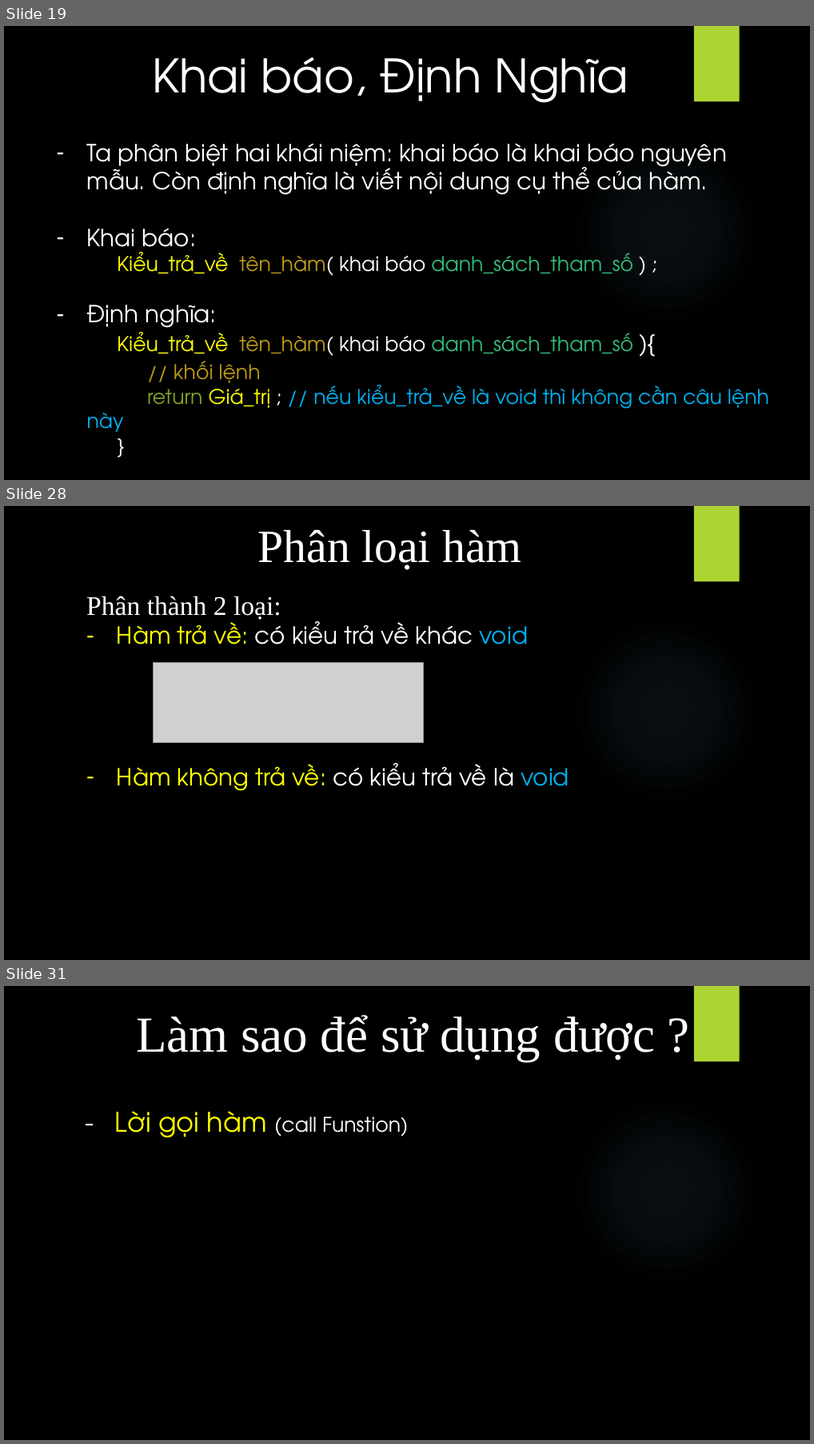
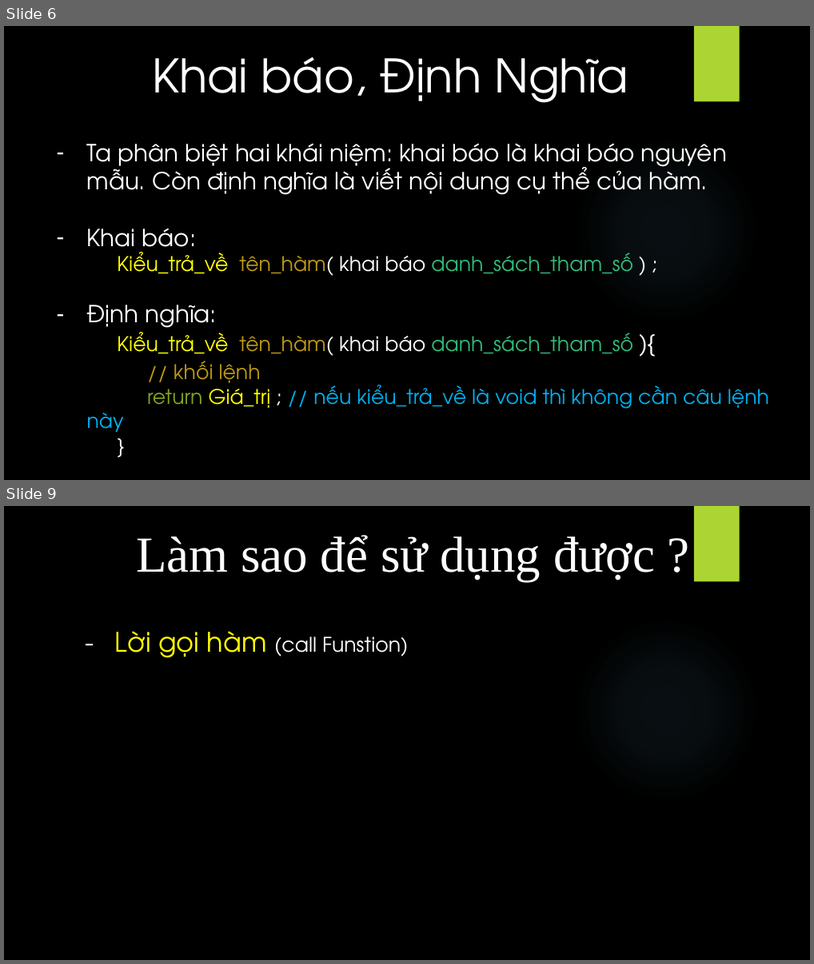
Before and after one commit to quocTuan02/demo, a slide deck: C/sile/Funstion.pptx. Shown one above the other, each under a label of ours: slides 19, 28 and 31 before the commit, slides 6 and 9 after it; the slides between them are not shown. The pictures are 814x1444 and 814x964 pixels, drawn with LibreOffice and Linux fonts; fonts in the diff are those of the drawing; grey boxes stand for pictures; background and template pictures are left out. Boxes give left, top, right and bottom in pixels: in the first picture for what was removed or moved away, otherwise in the second. Text is boxed around its words. In the diff, an @@ line names an element or a change of style, - is before the commit and + after.

```diff
--- a/C/sile/Funstion.pptx
+++ b/C/sile/Funstion.pptx
@@ slide 28 removed at <box>4,506,810,960</box>, background picture (left out); not listed: 2 template elements that a slide beside it also shows @@
@@ text removed at <box>258,529,522,570</box> @@
-Phân loại hàm
@@ text removed at <box>86,596,570,791</box> @@
-Phân thành 2 loại:
-– Hàm trả về: có kiểu trả về khác void
-– Hàm không trả về: có kiểu trả về là void
@@ picture removed at <box>154,662,424,742</box> @@
@@ what was slide 19 is now slide 6 @@
@@ what was slide 31 is now slide 9 @@
```
Also in this commit, not shown: 5 slides changed, 1 slide added, 21 other slides removed.
